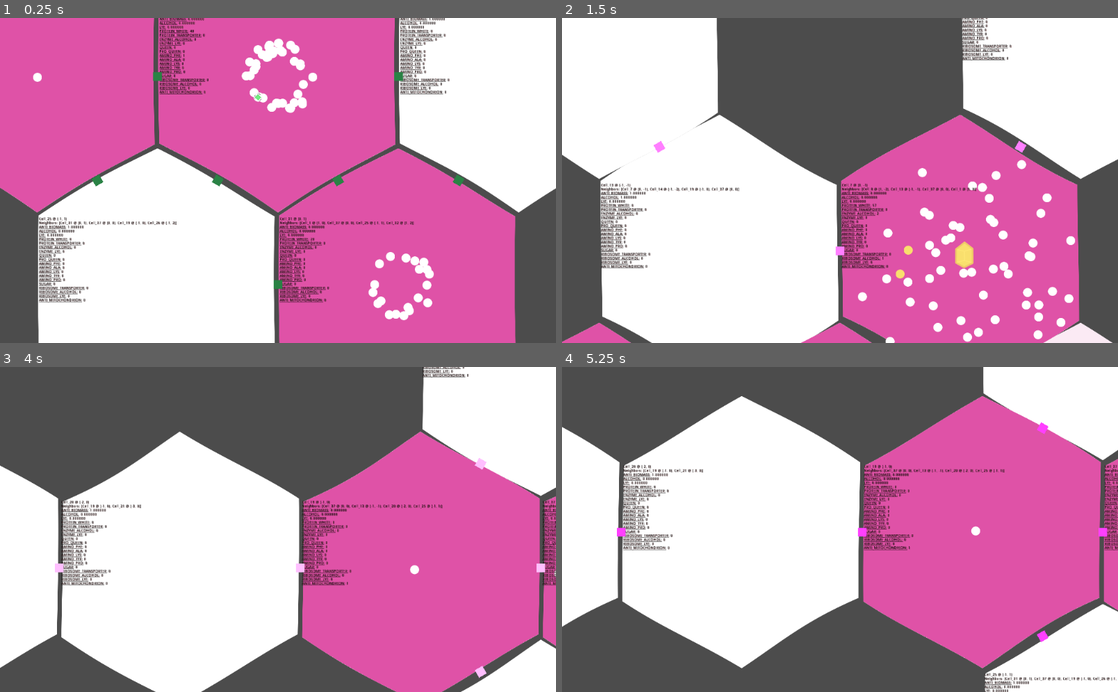
Above: before the commit, frames 1-4 (two rows, left to right).
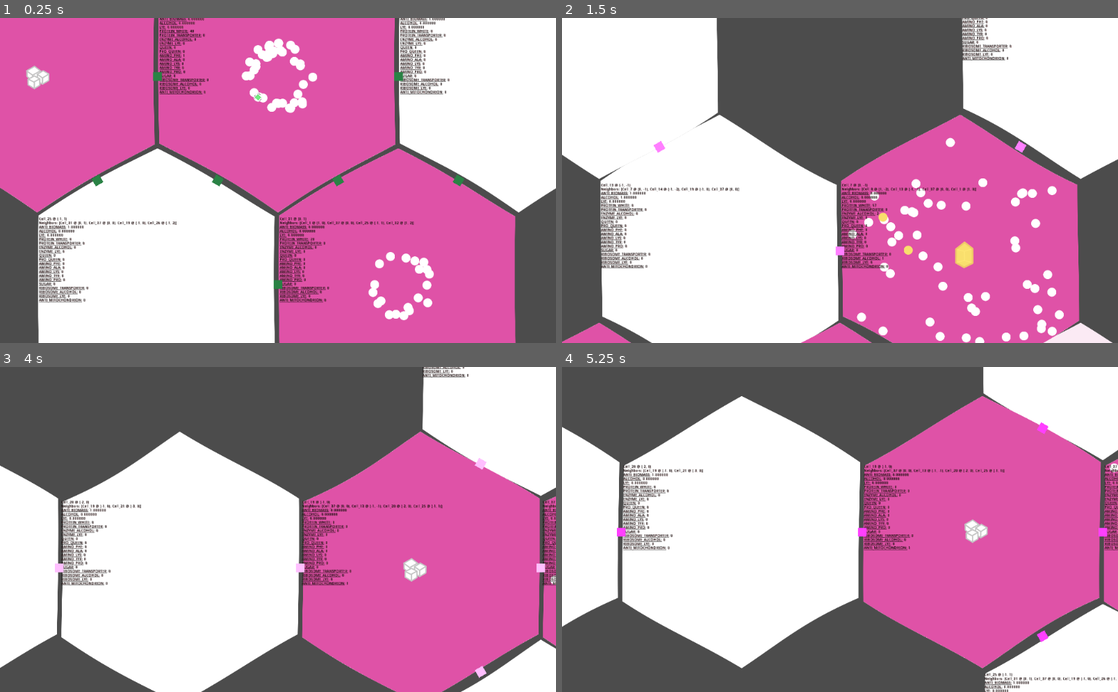
Above: after the commit, the same moments.

Repository: tobyp/hackathon2020
Game: Godot game, scene res://main.tscn
Two runs of this game, one before a commit and one after it. Both use one fixed random seed, a clock stepped at 60 frames per second and the inputs below.
Inputs (mouse positions are in pixels of both pictures, inside the frame that each line leads up to):
- Up to frame 1 (0.25 s): no input
- Up to frame 2 (1.5 s): tap Enter at 0.5 s; move the mouse to (812, 245) at 0.52 s; hold W 0.53-1.25 s; click (812, 245) at 0.67 s; drag from (1006, 229) to (812, 245) at 1.27 s
- Up to frame 3 (4 s): move the mouse to (111, 480) at 2.02 s; hold A 2.03-2.75 s; drag from (305, 529) to (111, 480) at 2.77 s; move the mouse to (194, 448) at 3.52 s; hold S from 3.53 s (still down)
- Up to frame 4 (5.25 s): release S at 4.25 s; drag from (962, 513) to (756, 448) at 4.27 s; move the mouse to (728, 545) at 5.02 s; hold W from 5.03 s (still down); click (728, 545) at 5.17 s

The runs differ from the first frame. In frame 1, 0.2% of the frame differs, in the area x 4-9%, y 14-23%; in frame 2, 3.6%, in the area x 51-93%, y 36-100%; in frame 3, 0.2%; in frame 4, 0.2%.

Commit message:
Fix too high velocity

Diff:
--- a/cells/cell_particle.gd
+++ b/cells/cell_particle.gd
@@ -1,7 +1,6 @@
 extends KinematicBody2D
 class_name CellParticle
 
-var velo_abs = 1000;
 var velocity = Vector2(-1000, 0)
 var origin = null
 var _time = 0.0
@@ -17,7 +16,7 @@
 		var collision = move_and_collide(motion)
 		if collision != null:
 			var reflect = collision.remainder.bounce(collision.normal)
-			velocity = (velocity.bounce(collision.normal) + Vector2(Rules.rng.randf(), Rules.rng.randf()) * velocity.length() / 2).normalized() * velo_abs
+			velocity = (velocity.bounce(collision.normal) + Vector2(Rules.rng.randf(), Rules.rng.randf()) * velocity.length() / 2).normalized() * velocity.length()
 			collision = move_and_collide(reflect)
 	else:
 		# Move a little random
@@ -65,6 +64,9 @@
 			image_name = "yellow_ribosome"
 		Globals.ParticleType.RIBOSOME_LYE:
 			image_name = "blue_ribosome"
+		Globals.ParticleType.ANTI_MITOCHONDRION:
+			image_name = "sugar"
+
 	if Globals.particle_type_is_in_transporter(type):
 		$InnerSprite.texture = load("res://textures/%s.png" % image_name)
 		$Sprite.texture = load("res://textures/transporter.png")
